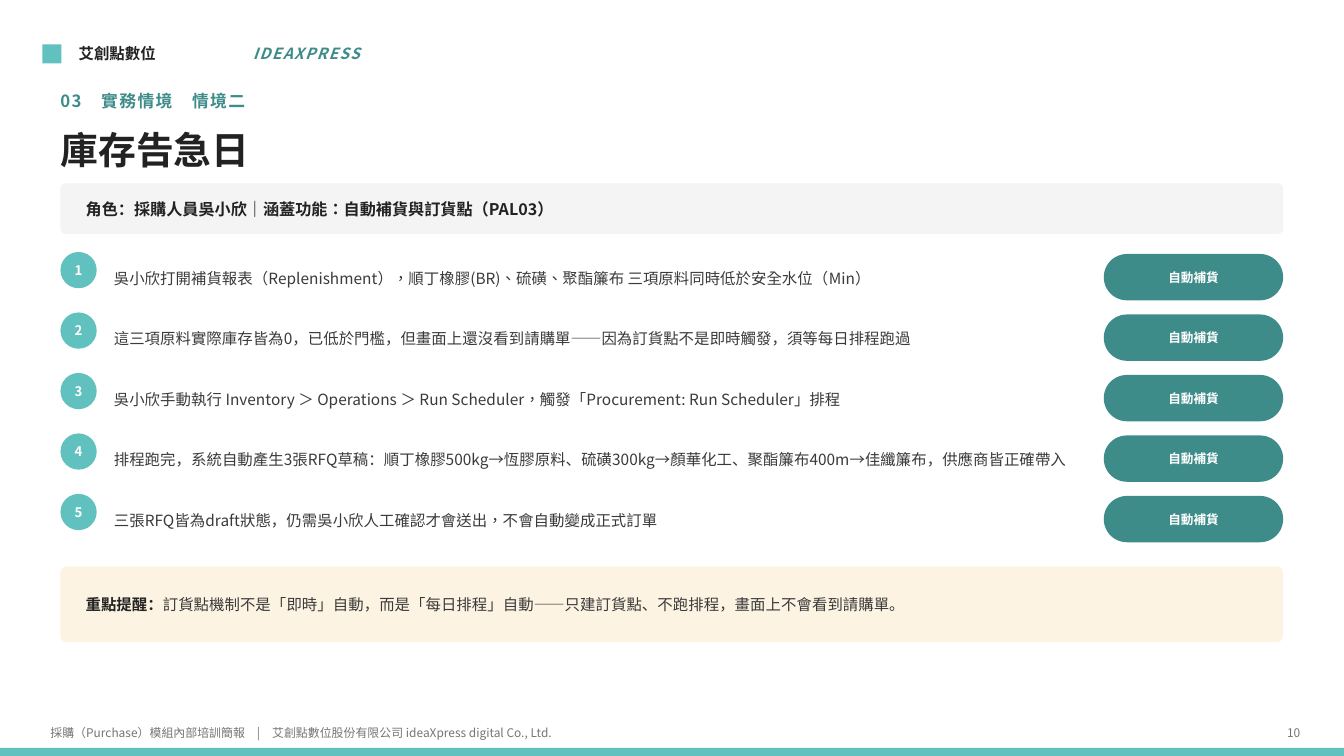
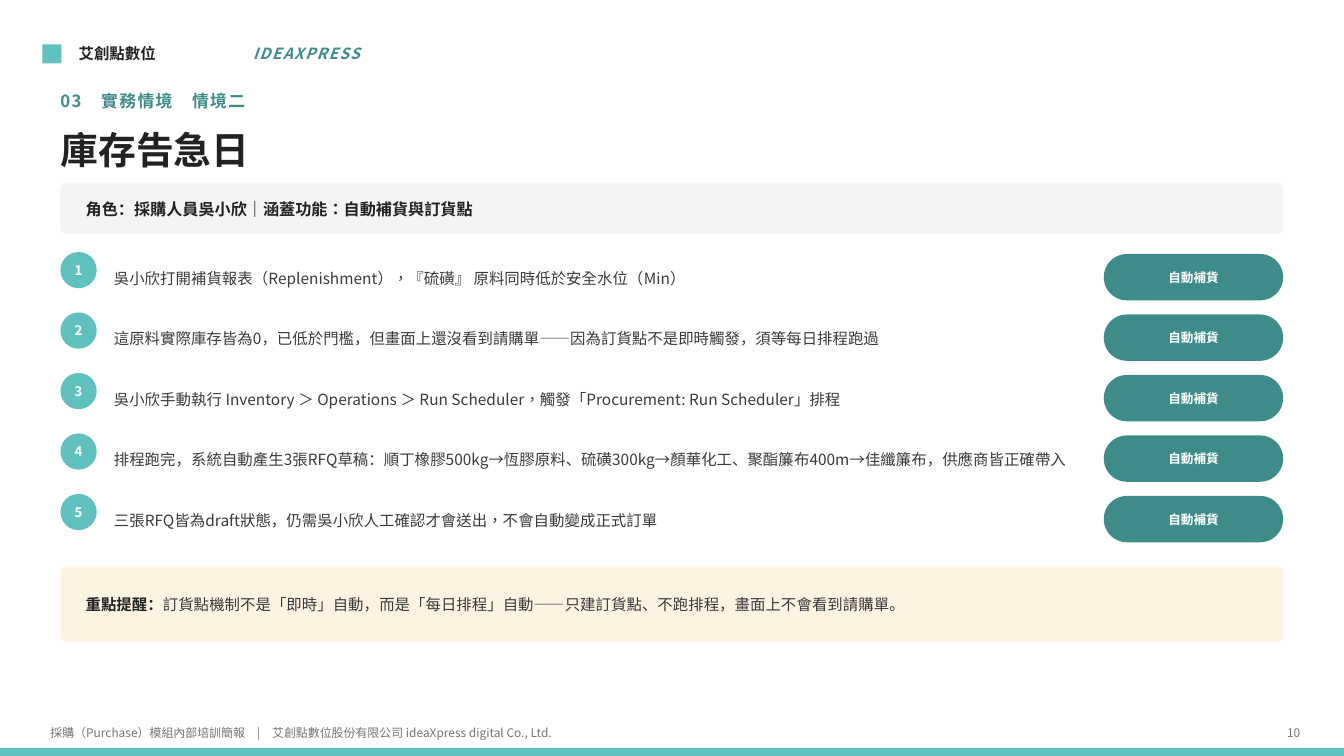
Before and after one commit to yanjenjen/project-assistant, a slide deck: slide 17 of Odoo知識庫/Purchase/採購Demo簡報_v0.4_艾創點模板.pptx. Drawn at 1344x756 pixels with LibreOffice and Linux fonts; fonts in the diff are those of the drawing. Boxes give left, top, right and bottom in pixels: in the first picture for what was removed or moved away, otherwise in the second. Text is boxed around its words. In the diff, an @@ line names an element or a change of style, - is before the commit and + after.

```diff
--- a/Odoo知識庫/Purchase/採購Demo簡報_v0.4_艾創點模板.pptx
+++ b/Odoo知識庫/Purchase/採購Demo簡報_v0.4_艾創點模板.pptx
@@ text at bbox=[86, 201, 473, 217]: text changed @@
-角色：採購人員吳小欣｜涵蓋功能：自動補貨與訂貨點（PAL03）
+角色：採購人員吳小欣｜涵蓋功能：自動補貨與訂貨點
@@ text at bbox=[114, 271, 686, 288]: text changed @@
-吳小欣打開補貨報表（Replenishment），順丁橡膠(BR)、硫磺、聚酯簾布 三項原料同時低於安全水位（Min）
+吳小欣打開補貨報表（Replenishment），『硫磺』 原料同時低於安全水位（Min）
@@ text at bbox=[114, 331, 879, 346]: text changed @@
-這三項原料實際庫存皆為0，已低於門檻，但畫面上還沒看到請購單——因為訂貨點不是即時觸發，須等每日排程跑過
+這原料實際庫存皆為0，已低於門檻，但畫面上還沒看到請購單——因為訂貨點不是即時觸發，須等每日排程跑過
```
Also in this commit, not shown: 3 other slides changed, 2 slides added, 18 other files.
